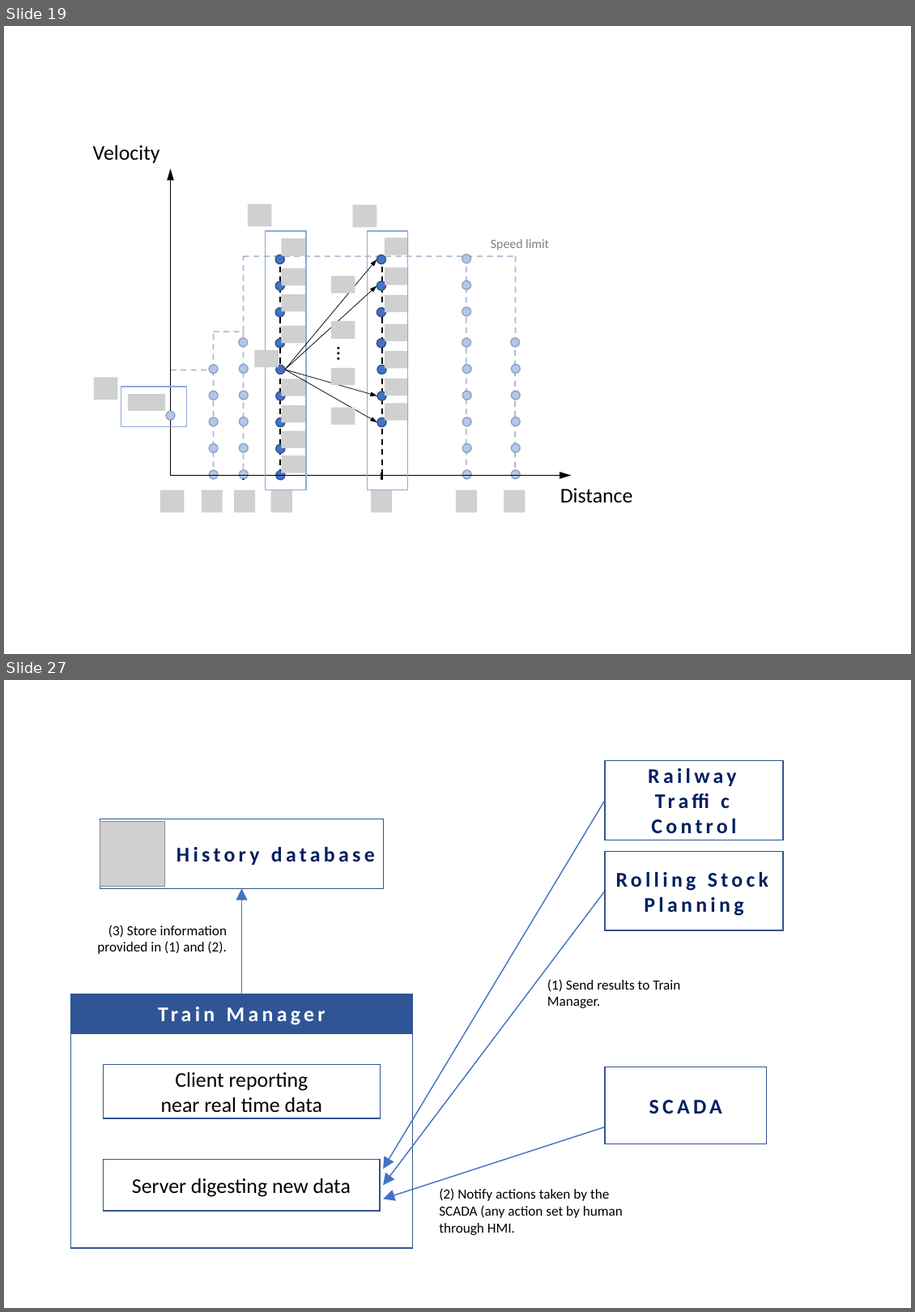
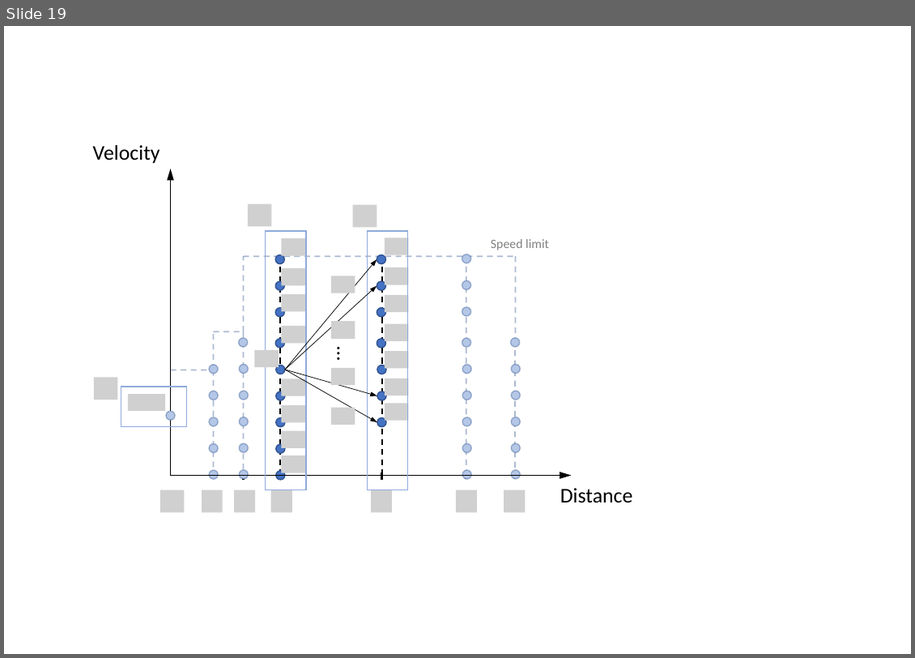
Before and after one commit to trencat/Trencat, a slide deck: doc/source/figures/figures.pptx. Shown one above the other, each under a label of ours: slides 19 and 27 before the commit, slide 19 after it; the slides between them are not shown. The pictures are 915x1312 and 915x658 pixels, drawn with LibreOffice and Linux fonts; fonts in the diff are those of the drawing; grey boxes stand for pictures. Boxes give left, top, right and bottom in pixels: in the first picture for what was removed or moved away, otherwise in the second. Text is boxed around its words. In the diff, an @@ line names an element or a change of style, - is before the commit and + after.

Commit message:
Designing railway simulator documentation

```diff
--- a/doc/source/figures/figures.pptx
+++ b/doc/source/figures/figures.pptx
@@ slide 27 removed at (4, 680, 911, 1308), background #FFFFFF @@
@@ rectangle removed at (606, 761, 784, 840) @@
-Railway Traffic Control
@@ arrow removed from (606, 801) to (383, 1169) @@
@@ rectangle removed at (100, 819, 383, 889) @@
-History database
@@ picture removed at (100, 822, 165, 886) @@
@@ rectangle removed at (606, 852, 784, 930) @@
-Rolling Stock Planning
@@ arrow removed from (242, 994) to (242, 889) @@
@@ arrow removed from (606, 891) to (383, 1185) @@
@@ text removed at (97, 925, 227, 954) @@
-(3) Store information provided in (1) and (2).
@@ rectangle removed at (71, 994, 414, 1032) @@
-Train Manager
@@ text removed at (548, 979, 680, 1008) @@
-(1) Send results to Train Manager.
@@ rectangle removed at (71, 1033, 414, 1248) @@
@@ rectangle removed at (103, 1065, 380, 1118) @@
-Client reporting
-near real time data
@@ rectangle removed at (606, 1067, 767, 1144) @@
-SCADA
@@ arrow removed from (606, 1127) to (383, 1199) @@
@@ rectangle removed at (103, 1160, 379, 1211) @@
-Server digesting new data
@@ text removed at (439, 1188, 623, 1235) @@
-(2) Notify actions taken by the SCADA (any action set by human through HMI.
```
Also in this commit, not shown: 2 slides changed, 9 other slides removed, 12 other files.
